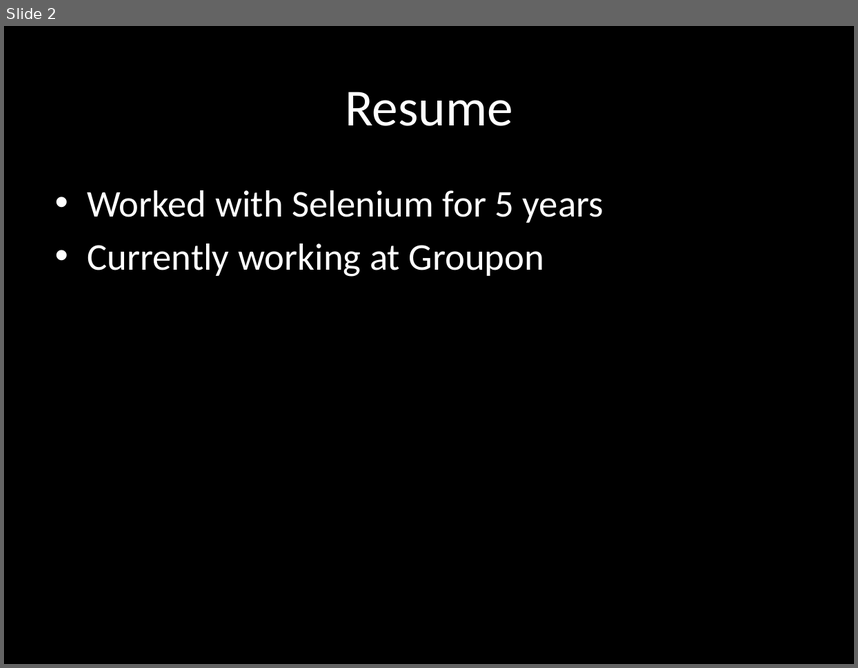
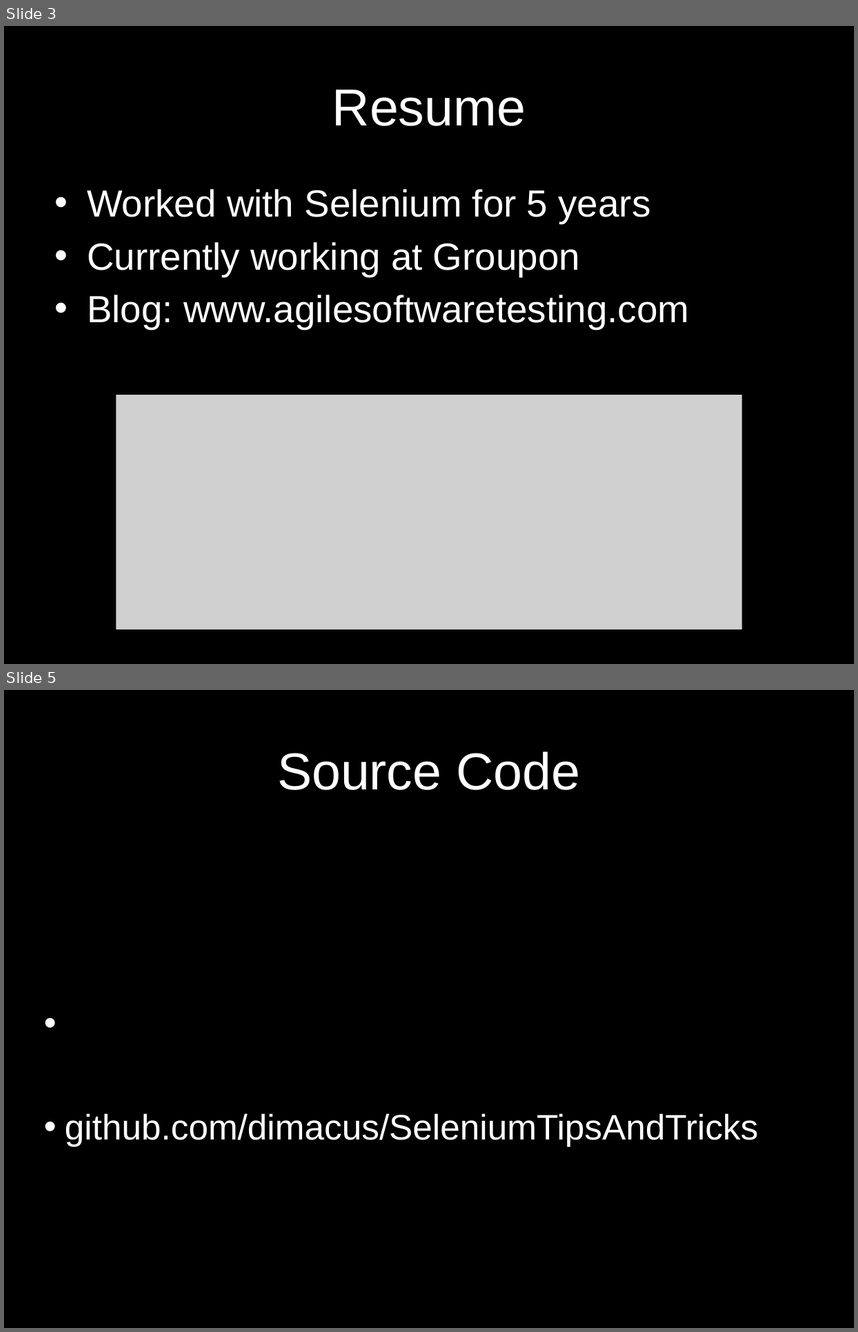
Before and after one commit to dimacus/SeleniumTipsAndTricks, a slide deck: selenium_camp_v1.pptx. Shown one above the other, each under a label of ours: slide 2 before the commit, slides 3 and 5 after it; the slides between them are not shown. The pictures are 858x668 and 858x1332 pixels, drawn with LibreOffice and Linux fonts; fonts in the diff are those of the drawing; grey boxes stand for pictures. Boxes give left, top, right and bottom in pixels: in the first picture for what was removed or moved away, otherwise in the second. Text is boxed around its words. In the diff, an @@ line names an element or a change of style, - is before the commit and + after.

```diff
--- a/selenium_camp_v1.pptx
+++ b/selenium_camp_v1.pptx
@@ slide 5 added at (4, 690, 854, 1328), background #000000 @@
@@ title added at (277, 751, 580, 790), 44 pt, text #FFFFFF @@
+Source Code
@@ text added at (65, 1113, 758, 1146), 30 pt, text #FFFFFF @@
+• github.com/dimacus/SeleniumTipsAndTricks
@@ what was slide 2 is now slide 3 @@
@@ slide 3 changed as well @@
@@ title "Resume" at (332, 89, 526, 126): font Calibri to Arial @@
@@ text at (87, 189, 651, 276): font Calibri to Arial in "Worked with Selenium for 5 years", "Currently working at Groupon" @@
@@ text at (87, 294, 689, 329): paragraph added @@
+• Blog: www.agilesoftwaretesting.com
@@ picture added at (116, 395, 742, 630) @@
```
Also in this commit, not shown: 25 other slides changed, 10 other slides added, 1 other file.
